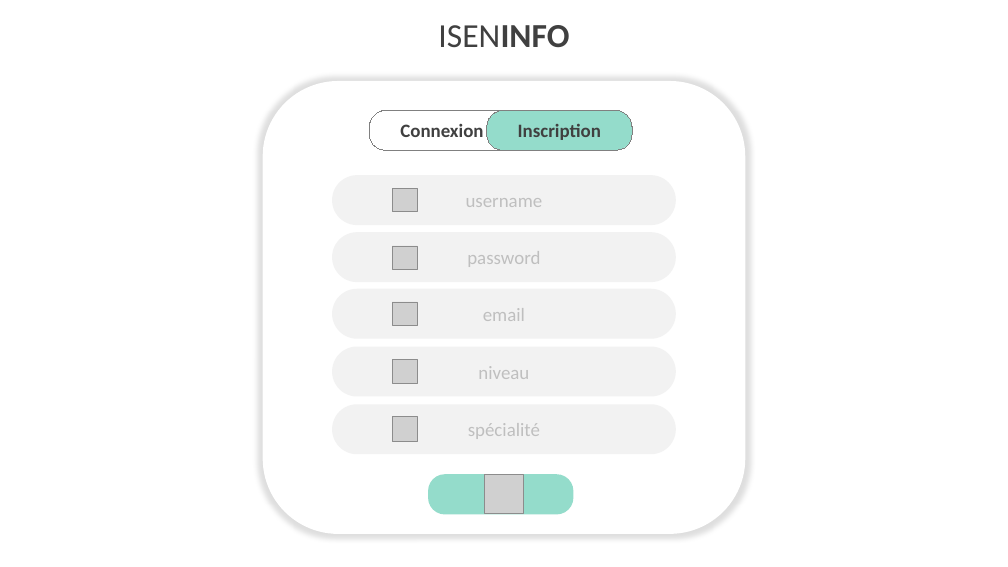
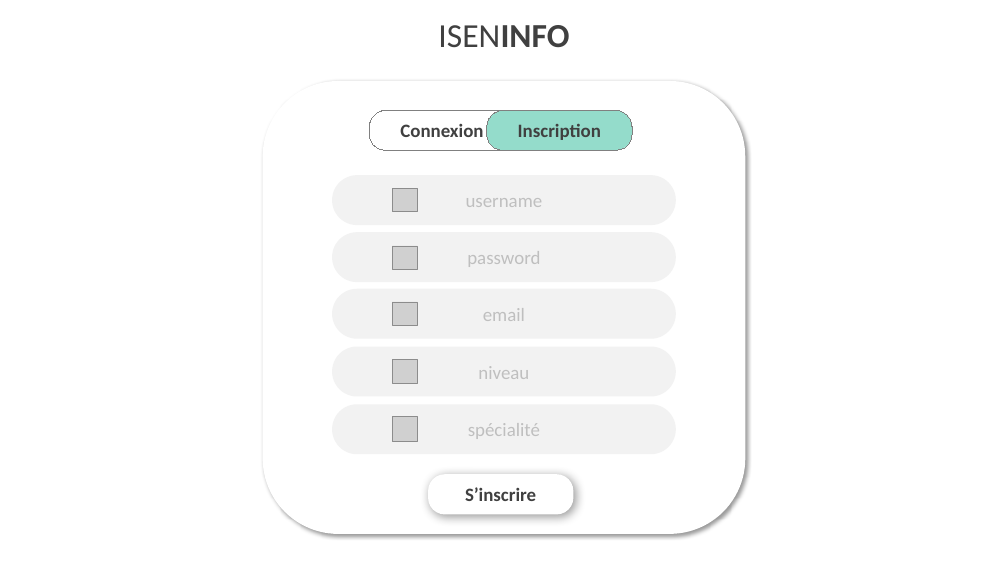
Before and after one commit to hugodemenez/isen-student-portal, a slide deck: slide 2 of powerpoint/Structure_Projet.pptx. Drawn at 1008x567 pixels with LibreOffice and Linux fonts; fonts in the diff are those of the drawing; grey boxes stand for pictures. Boxes give left, top, right and bottom in pixels: in the first picture for what was removed or moved away, otherwise in the second. Text is boxed around its words. In the diff, an @@ line names an element or a change of style, - is before the commit and + after.

```diff
--- a/powerpoint/Structure_Projet.pptx
+++ b/powerpoint/Structure_Projet.pptx
@@ rounded rectangle at (x1=262, y1=81, x2=745, y2=534): shadow changed @@
@@ rounded rectangle "S’inscrire" at (x1=428, y1=474, x2=573, y2=514): fill #94DCCB to #FFFFFF; shadow on @@
@@ picture removed at (x1=485, y1=475, x2=524, y2=514) @@
@@ text in rounded rectangle at (x1=465, y1=487, x2=536, y2=501): text added @@
+S’inscrire
```
Also in this commit, not shown: 2 other files.
